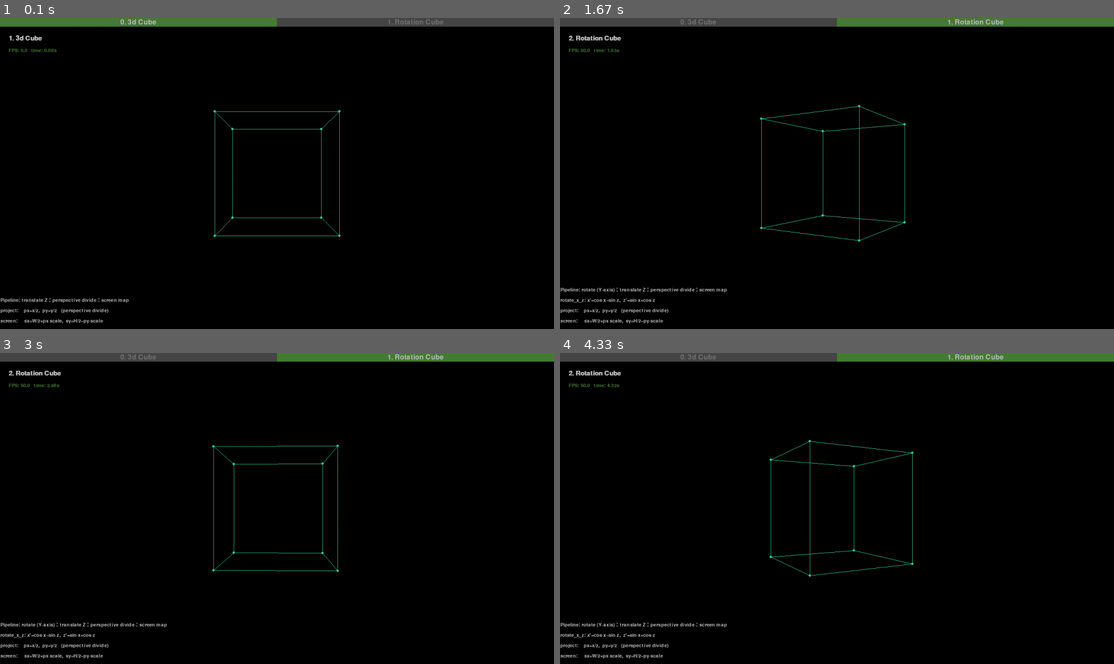
Above: before the commit, frames 1-4 (two rows, left to right).
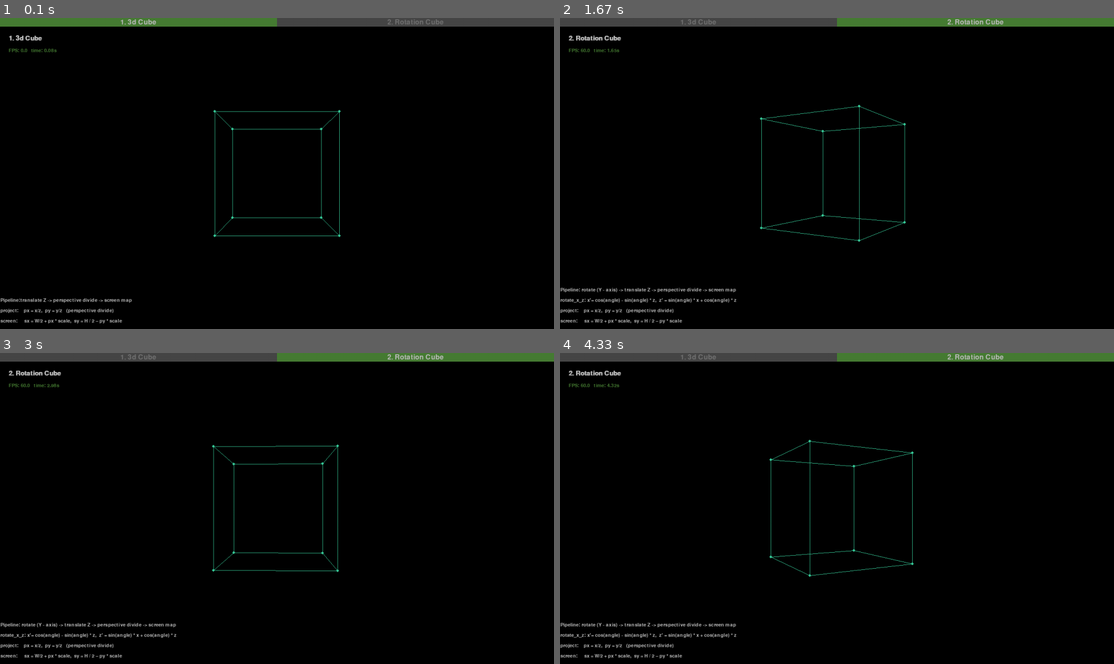
Above: after the commit, the same moments.

Repository: monok-robeto/graphic-practice
Game: pygame game, started from main.py
The game is run twice, just before and just after one commit, with the same random seed, the same clock (stepped at 60 frames per second) and the same inputs.
Inputs:
- Up to frame 1 (0.1 s): no input
- Up to frame 2 (1.67 s): tap Tab at 0.33 s
- Up to frame 3 (3 s): no input
- Up to frame 4 (4.33 s): no input

The runs differ from the first frame. In frame 1, 0.4% of the frame differs, in the area x 3-71%, y 0-99%; in frame 2, 0.6%, in the area x 5-71%, y 0-99%; in frame 3, 0.6%; in frame 4, 0.6%.

Commit message:
refactor hints

Diff:
--- a/demo/rotation_cube.py
+++ b/demo/rotation_cube.py
@@ -73,10 +73,10 @@
              )
 
     hints = [
-            "Pipeline: rotate (Y-axis) → translate Z → perspective divide → screen map",
-            "rotate_x_z: x'=cos·x−sin·z,  z'=sin·x+cos·z",
-            "project:    px=x/z,  py=y/z   (perspective divide)",
-            "screen:     sx=W/2+px·scale,  sy=H/2−py·scale",
+            "Pipeline: rotate (Y - axis) -> translate Z -> perspective divide -> screen map",
+            "rotate_x_z: x'= cos(angle) - sin(angle) * z,  z' = sin(angle) * x + cos(angle) * z",
+            "project:    px = x/z,  py = y/z   (perspective divide)",
+            "screen:     sx = W/2 + px * scale,  sy = H / 2 − py * scale",
             ]
     for i, l in enumerate(hints):
         text.label(l, (1, const.SCREEN_H - (len(hints) - i) * 24))
--- a/demo/simple_cube.py
+++ b/demo/simple_cube.py
@@ -63,9 +63,9 @@
              )
 
     hints = [
-            "Pipeline: translate Z → perspective divide → screen map",
-            "project:    px=x/z,  py=y/z   (perspective divide)",
-            "screen:     sx=W/2+px·scale,  sy=H/2−py·scale",
+            "Pipeline:translate Z -> perspective divide -> screen map",
+            "project:    px = x/z,  py = y/z   (perspective divide)",
+            "screen:     sx = W/2 + px * scale,  sy = H / 2 − py * scale",
             ]
     for i, l in enumerate(hints):
         text.label(l, (1, const.SCREEN_H - (len(hints) - i) * 24))
--- a/main.py
+++ b/main.py
@@ -27,7 +27,7 @@
         is_active = i == active
         x = i * tab_w
         pygame.draw.rect(app.surface, color.GREEN_0 if is_active else color.GREY_1, (x, 0, tab_w, tab_h))
-        label = tab_title.render(f"{i}. {d.name}", True, color.WHITE_0 if is_active else color.GREY_0)
+        label = tab_title.render(f"{i + 1}. {d.name}", True, color.WHITE_0 if is_active else color.GREY_0)
         lx = x + (tab_w - label.get_width()) // 2
         ly = (tab_h - label.get_height()) // 2
         app.surface.blit(label, (lx, ly))
